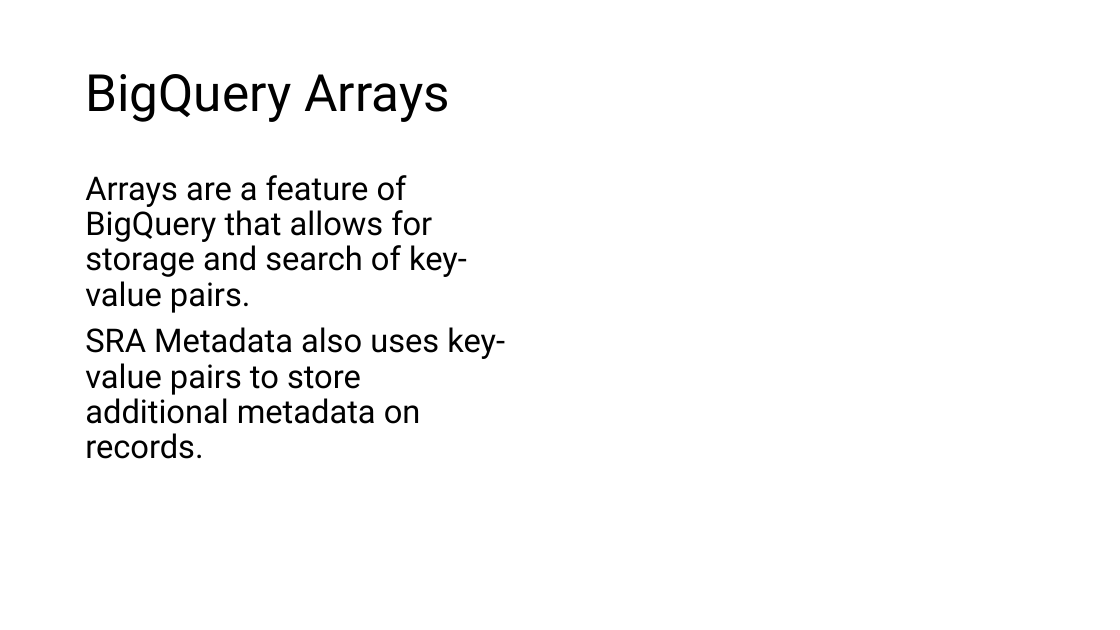
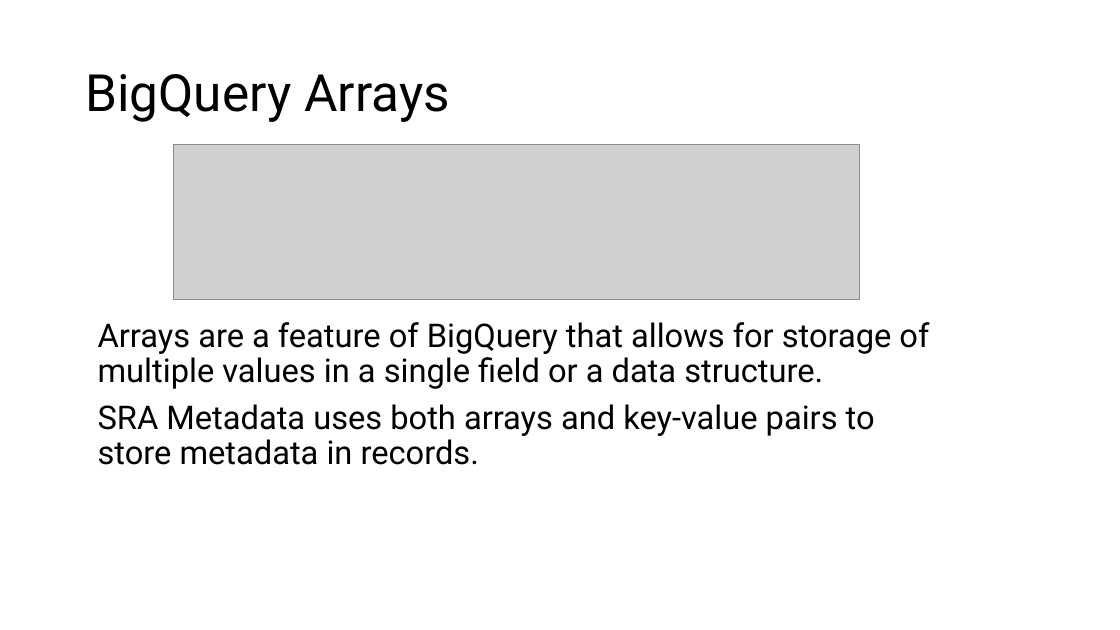
Before and after one commit to ncbi/ASHG-Workshop-2021, a slide deck: slide 15 of Interactive_ASHG.pptx. Drawn at 1120x630 pixels with LibreOffice and Linux fonts; fonts in the diff are those of the drawing; grey boxes stand for pictures; background and template pictures are left out. Boxes give left, top, right and bottom in pixels: in the first picture for what was removed or moved away, otherwise in the second. Text is boxed around its words. In the diff, an @@ line names an element or a change of style, - is before the commit and + after.

```diff
--- a/Interactive_ASHG.pptx
+++ b/Interactive_ASHG.pptx
@@ picture added at box(174, 145, 860, 299) @@
@@ text at box(98, 322, 929, 465): text changed @@
-Arrays are a feature of BigQuery that allows for storage and search of key-value pairs.
-SRA Metadata also uses key-value pairs to store additional metadata on records.
+Arrays are a feature of BigQuery that allows for storage of multiple values in a single field or a data structure.
+SRA Metadata uses both arrays and key-value pairs to store metadata in records.
```
Also in this commit, not shown: 6 other slides changed, 1 slide added, 2 other files.
